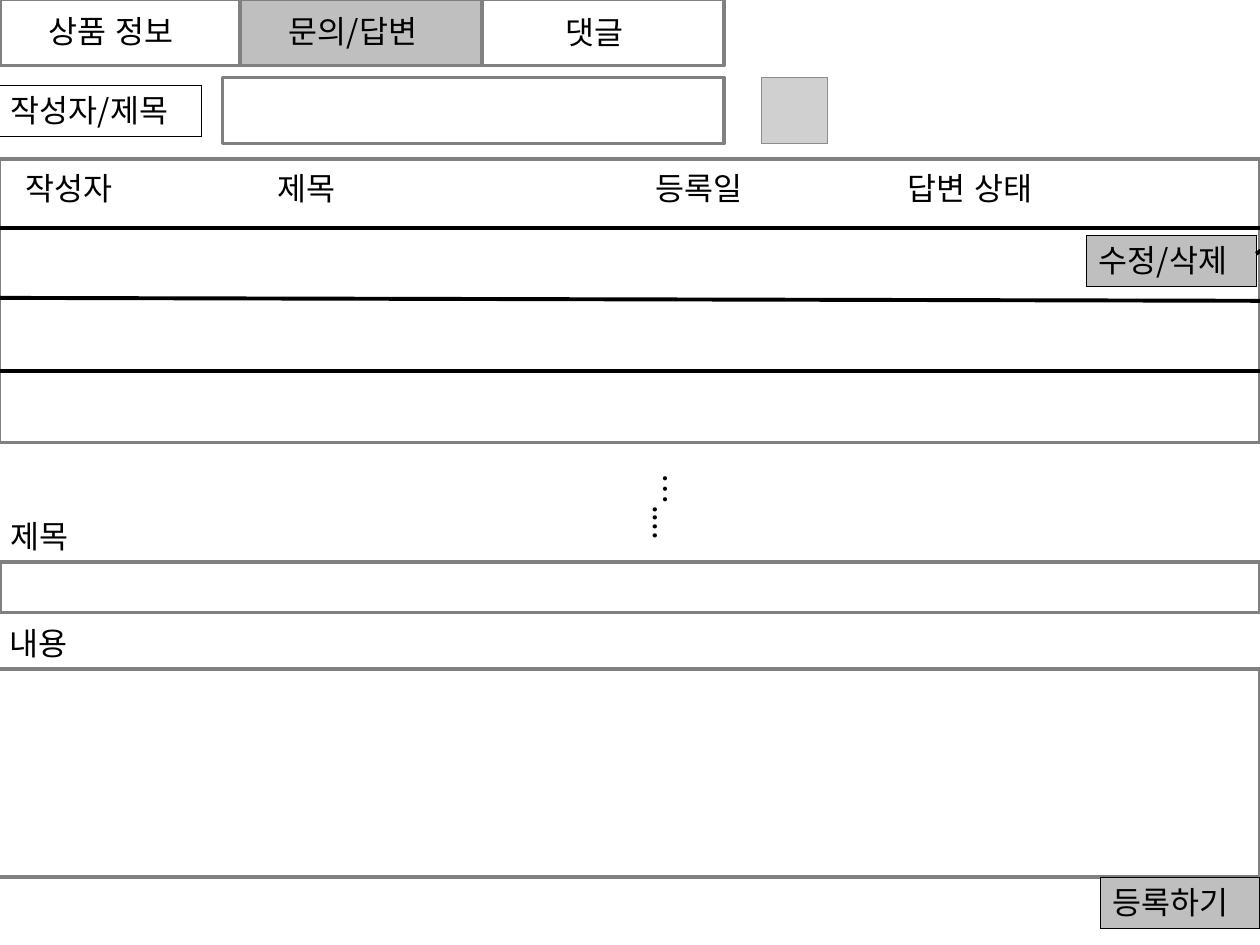
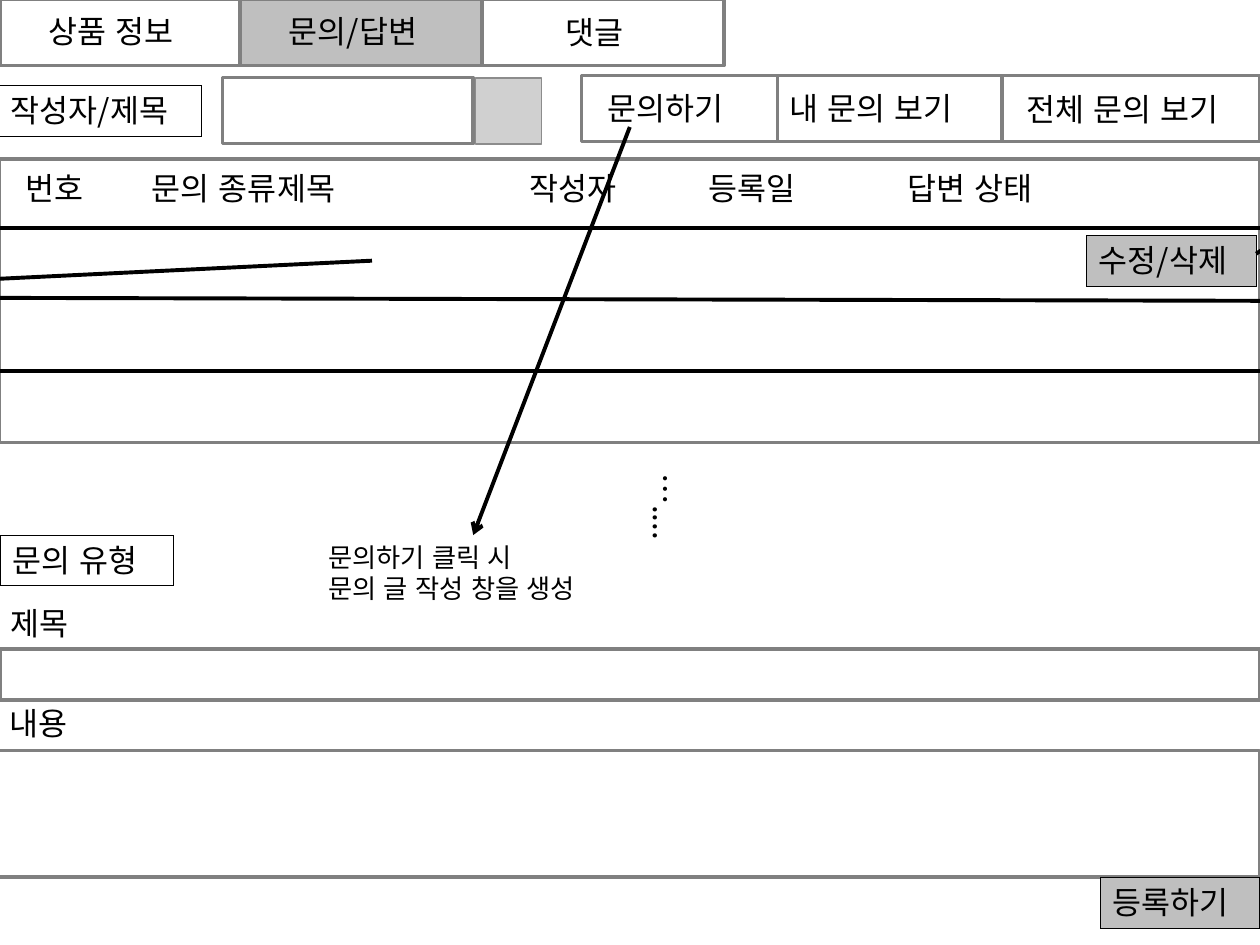
Before and after one commit to rosangels2/market, a slide deck: slide 13 of 포트폴리오/스토리보드/스토리보드.pptx. Drawn at 1260x945 pixels with LibreOffice and Linux fonts; fonts in the diff are those of the drawing; grey boxes stand for pictures. Boxes give left, top, right and bottom in pixels: in the first picture for what was removed or moved away, otherwise in the second. Text is boxed around its words. In the diff, an @@ line names an element or a change of style, - is before the commit and + after.

```diff
--- a/포트폴리오/스토리보드/스토리보드.pptx
+++ b/포트폴리오/스토리보드/스토리보드.pptx
@@ rectangle: place and size @@
-rectangle at bbox=[223, 78, 724, 144]
+rectangle at bbox=[223, 78, 474, 144]
@@ picture: place and size @@
-picture at bbox=[761, 78, 827, 144]
+picture at bbox=[475, 78, 541, 144]
@@ group added at bbox=[581, 76, 1260, 141]: 3 rectangles, 3 texts @@
+문의하기
+내 문의 보기
+전체 문의 보기
@@ arrow added from (630, 127) to (474, 536), #000000 2.25 pt @@
@@ text "제목 클릭 시" rewrapped from bbox=[278, 174, 336, 203] to bbox=[218, 174, 335, 203] @@
@@ text at bbox=[26, 168, 1032, 209]: text changed @@
-작성자 제목 등록일 답변 상태
+번호 문의 종류 제목 작성자 등록일 답변 상태
@@ arrow moved from (255, 267) - (0, 358) to (372, 261) - (0, 282) @@
@@ rectangle added at bbox=[0, 536, 174, 586], fill #FFFFFF, outline #000000 0.75 pt, 18 pt, text #000000 @@
+문의 유형
@@ text added at bbox=[328, 545, 575, 600], 15 pt, text #000000 @@
+문의하기 클릭 시
+문의 글 작성 창을 생성
@@ text "제목": place and size @@
-text "제목" at bbox=[11, 522, 69, 551]
+text "제목" at bbox=[11, 609, 69, 638]
@@ rectangle: place and size @@
-rectangle at bbox=[0, 562, 1260, 612]
+rectangle at bbox=[0, 649, 1260, 699]
@@ text "내용": place and size @@
-text "내용" at bbox=[9, 629, 67, 658]
+text "내용" at bbox=[9, 709, 67, 738]
@@ rectangle: place and size @@
-rectangle at bbox=[0, 669, 1260, 877]
+rectangle at bbox=[0, 750, 1260, 877]
```
Also in this commit, not shown: 5 other slides changed, 1 slide added, 4 other files.
